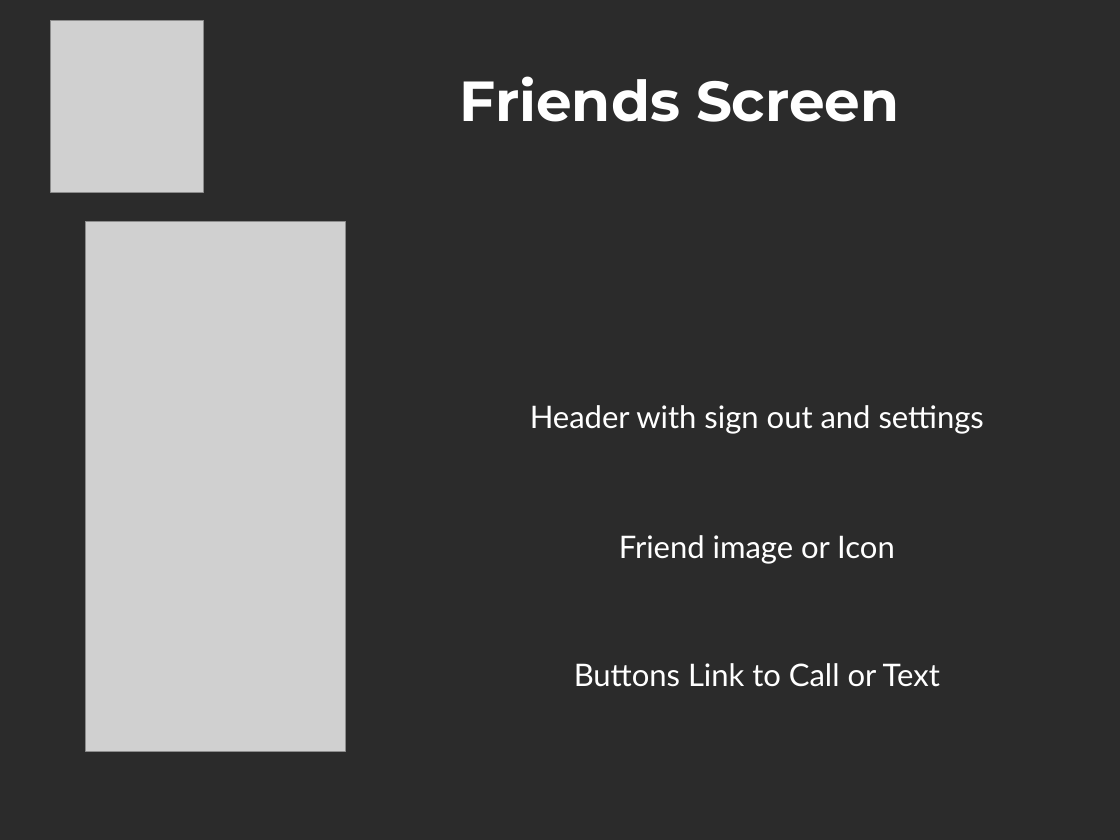
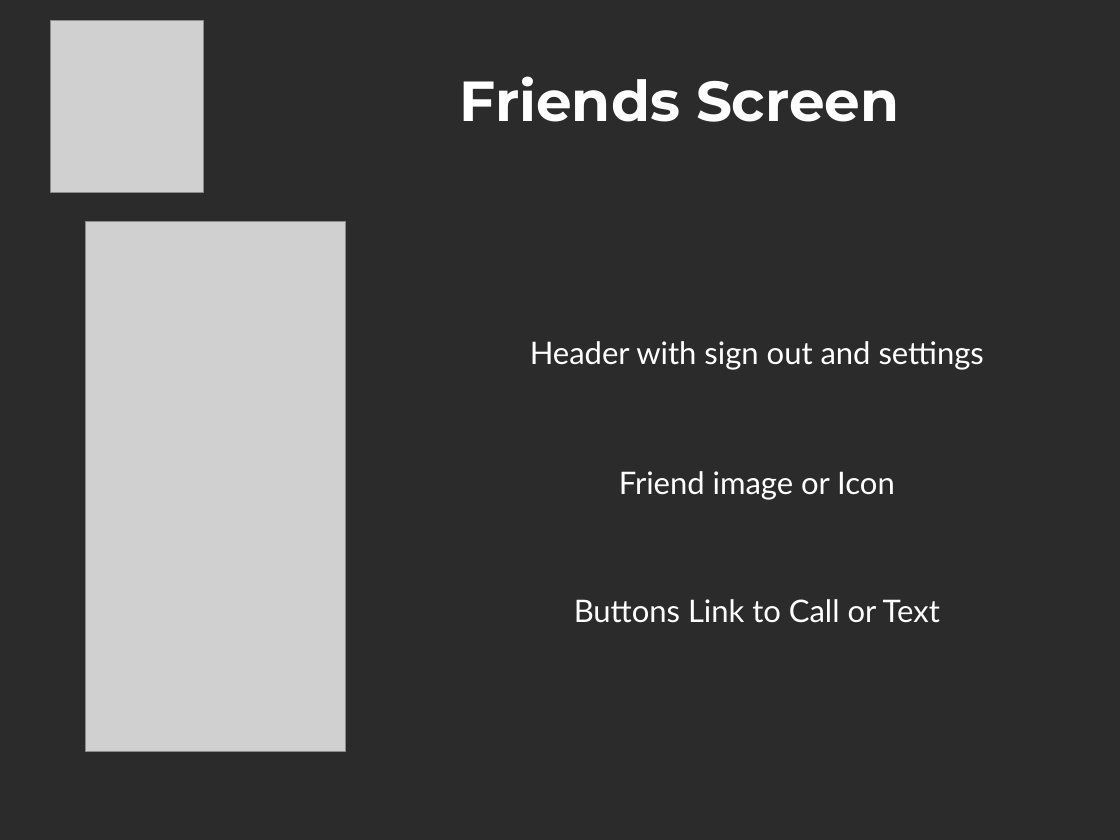
Before and after one commit to swhufnagel/Project-3, a slide deck: slide 6 of PowerPoint-SayHay/SayHayPresentation.odp. Drawn at 1120x840 pixels with LibreOffice and Linux fonts; fonts in the diff are those of the drawing; grey boxes stand for pictures; background and template pictures are left out; a plain dark background stands for a picture behind light text. Boxes give left, top, right and bottom in pixels: in the first picture for what was removed or moved away, otherwise in the second. Text is boxed around its words. In the diff, an @@ line names an element or a change of style, - is before the commit and + after.

```diff
--- a/PowerPoint-SayHay/SayHayPresentation.odp
+++ b/PowerPoint-SayHay/SayHayPresentation.odp
@@ 3 texts: place and size @@
-3 texts at box(530, 405, 984, 687)
+3 texts at box(530, 341, 984, 623)
```
Also in this commit, not shown: 4 other slides changed, 1 slide added, 1 other file.
